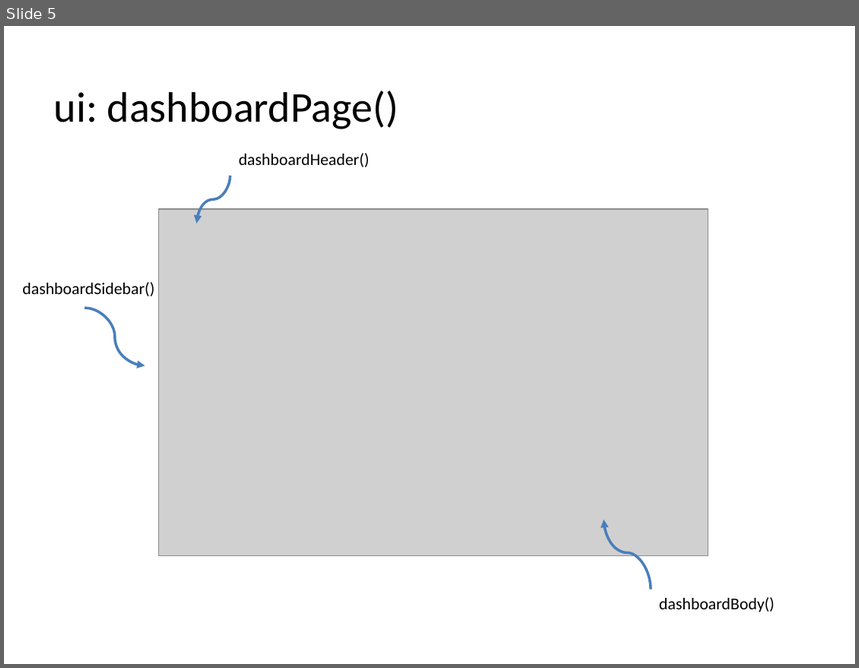
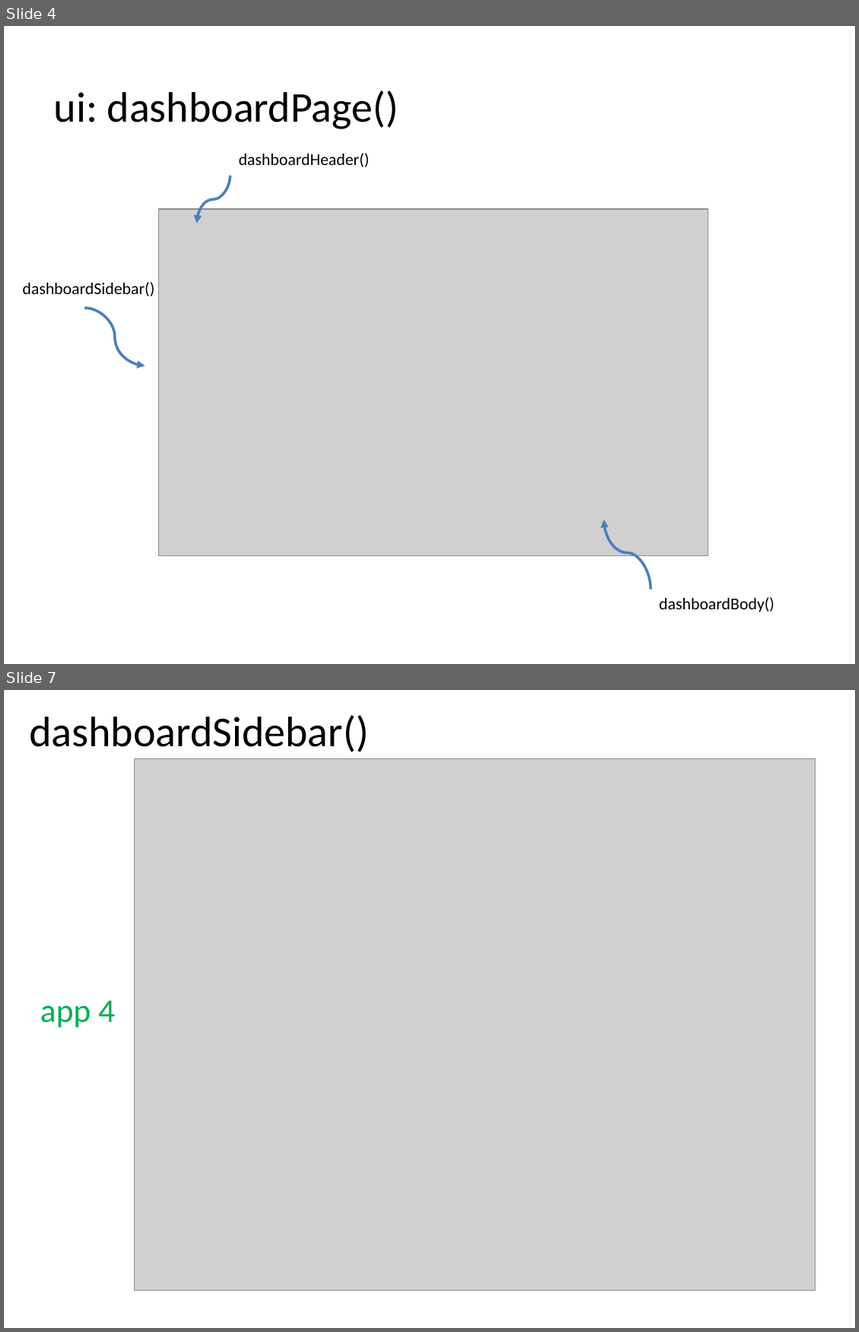
Before and after one commit to vburguete/taller_shiny, a slide deck: documentation/Shiny.pptx. Shown one above the other, each under a label of ours: slide 5 before the commit, slides 4 and 7 after it; the slides between them are not shown. The pictures are 859x668 and 859x1332 pixels, drawn with LibreOffice and Linux fonts; fonts in the diff are those of the drawing; grey boxes stand for pictures. Boxes give left, top, right and bottom in pixels: in the first picture for what was removed or moved away, otherwise in the second. Text is boxed around its words. In the diff, an @@ line names an element or a change of style, - is before the commit and + after.

```diff
--- a/documentation/Shiny.pptx
+++ b/documentation/Shiny.pptx
@@ slide 7 added at box(4, 690, 855, 1328), background #FFFFFF @@
@@ text added at box(29, 715, 369, 752), 36 pt, text #000000 @@
+dashboardSidebar()
@@ picture added at box(135, 759, 816, 1291) @@
@@ text added at box(40, 1001, 115, 1027), 28 pt, text #00B050 @@
+app 4
@@ what was slide 5 is now slide 4 @@
```
Also in this commit, not shown: 5 slides changed, 5 other slides added, 2 slides removed, 3 other files.
